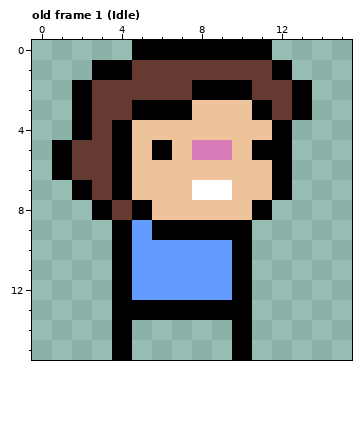
Edited in one commit: pixel-art file (Assets/Game/Art/Player.aseprite). That is the earlier state.
16x16 pixels, 4 frames. Shown: old frame 1 (Idle).
New version:
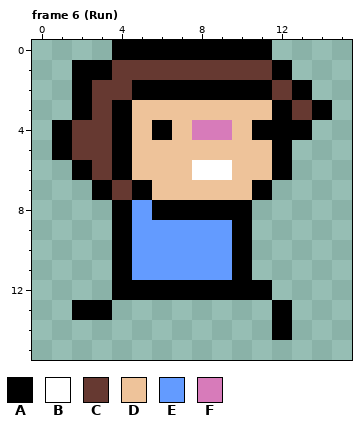
Palette (. is transparent): A #000000  B #ffffff  C #663931  D #eec39a  E #639bff  F #d77bba
A new or re-ordered frame is compared with the old frame closest to it.
Difference:
frames 4 -> 7
Changed rows in their new state; - is an unchanged pixel.
Frame 6 (Run) is new; against old frame 1 (Idle):
first column x 1:
 0 ---A----------
 1 -A-C----------
 2 ----AAA---A---
 3 ---ADDD---DACA
 4 AC---A-FF-A-A-
 5 -----D-DD-D---
 6 .A-----BB-----
 7 -.ACA--DD-A.--
 8 --.AEAAAAA.---
 9 -----EEEE-----
12 ----AAAAA-A---
13 -AA.......-A--
14 ---.-----.-A--
15 ---.-----.----
Pixel boxes of the changes (left, top, right, bottom) in both pictures:
changed: (52, 40, 332, 360)
